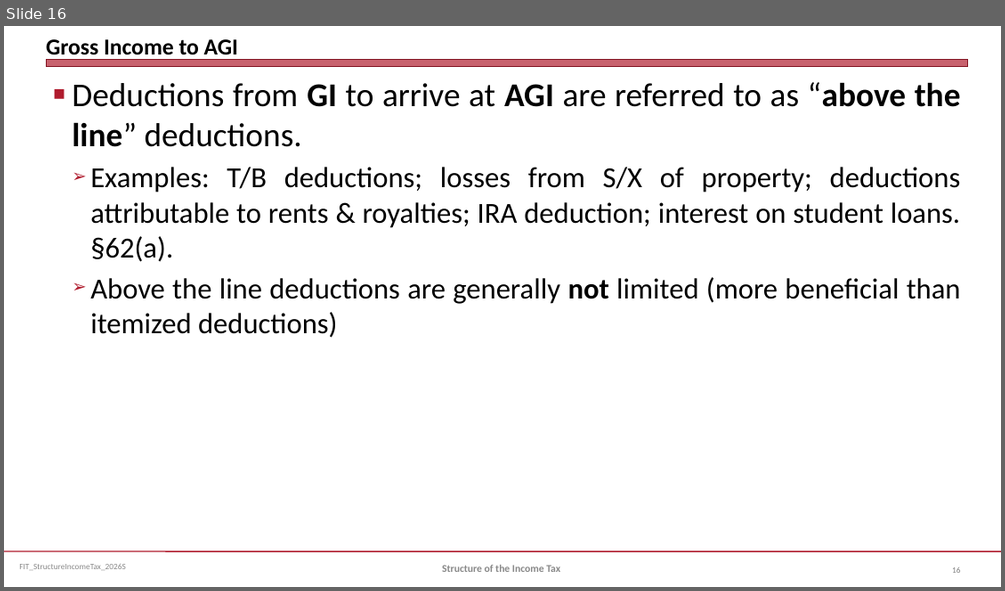
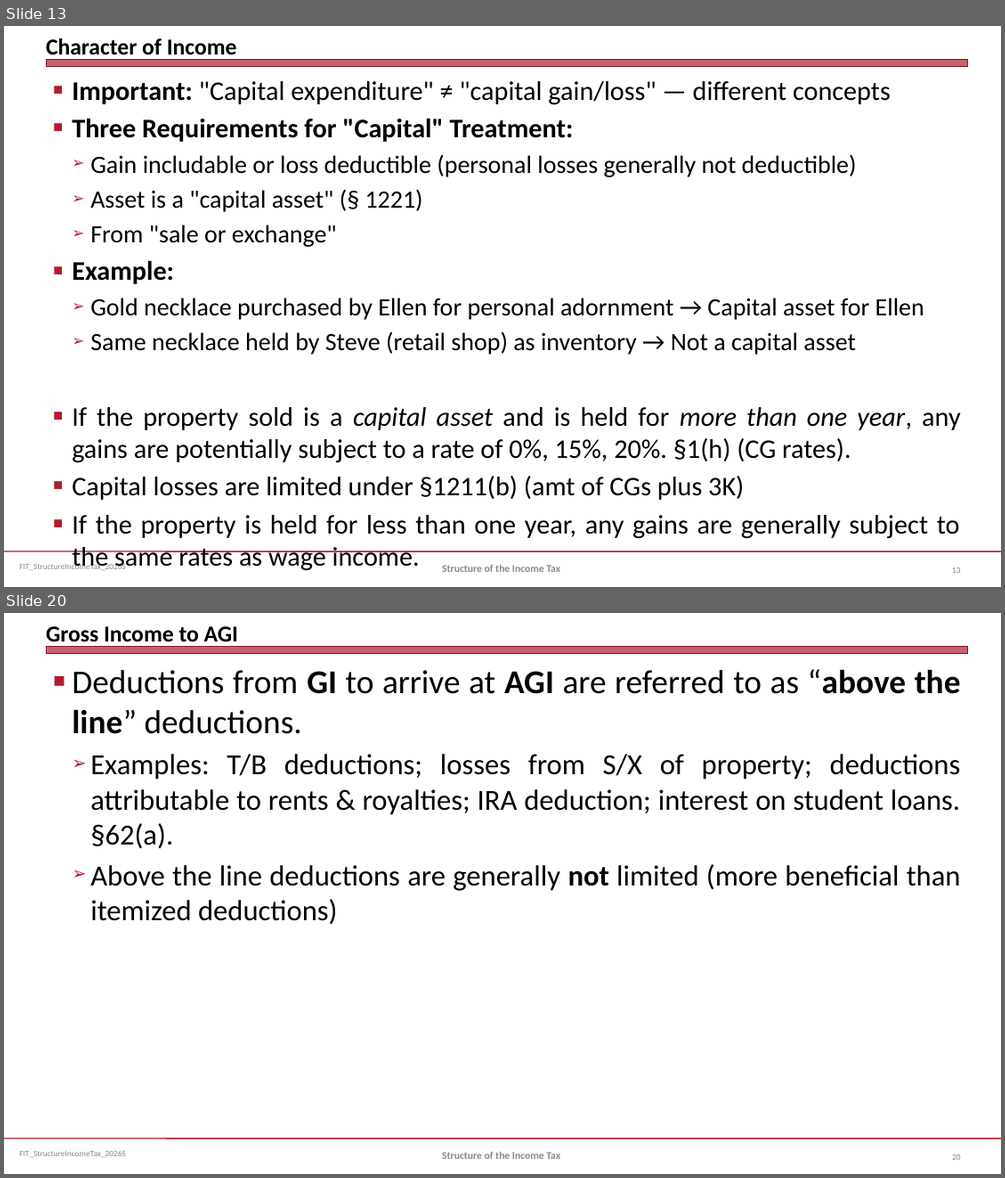
Before and after one commit to jmc877/Fed-Income-Tax, a slide deck: slides/FIT_StructureIncomeTax_2026S.pptx. Shown one above the other, each under a label of ours: slide 16 before the commit, slides 13 and 20 after it; the slides between them are not shown. The pictures are 1005x591 and 1005x1178 pixels, drawn with LibreOffice and Linux fonts; fonts in the diff are those of the drawing. Boxes give left, top, right and bottom in pixels: in the first picture for what was removed or moved away, otherwise in the second. Text is boxed around its words. In the diff, an @@ line names an element or a change of style, - is before the commit and + after.

```diff
--- a/slides/FIT_StructureIncomeTax_2026S.pptx
+++ b/slides/FIT_StructureIncomeTax_2026S.pptx
@@ slide 13 added at (4, 26, 1001, 587), background #FFFFFF; not listed: 3 template elements that a slide beside it also shows @@
@@ title added at (46, 38, 237, 60), 22 pt, text #000000, bold @@
+Character of Income
@@ text added at (72, 81, 960, 539), 25.9 pt, text #000000 @@
+■ Important: "Capital expenditure" ≠ "capital gain/loss" — different concepts
+■ Three Requirements for "Capital" Treatment:
+  ➢ Gain includable or loss deductible (personal losses generally not deductible)
+  ➢ Asset is a "capital asset" (§ 1221)
+  ➢ From "sale or exchange"
+■ Example:
+  ➢ Gold necklace purchased by Ellen for personal adornment → Capital asset for Ellen
+  ➢ Same necklace held by Steve (retail shop) as inventory → Not a capital asset
+■ If the property sold is a capital asset and is held for more than one year, any gains are potentially subject to a rate of 0%, 15%, 20%. §1(h) (CG rates).
+■ Capital losses are limited under §1211(b) (amt of CGs plus 3K)
+■ If the property is held for less than one year, any gains are generally subject to the same rates as wage income.
@@ text added at (442, 564, 560, 572), 10 pt, text #898989, bold @@
+Structure of the Income Tax
@@ page number added at (952, 567, 960, 572), 8 pt, text #808080 @@
+13
@@ what was slide 16 is now slide 20 @@
```
Also in this commit, not shown: 22 slides changed, 4 other slides added, 2 other files.
